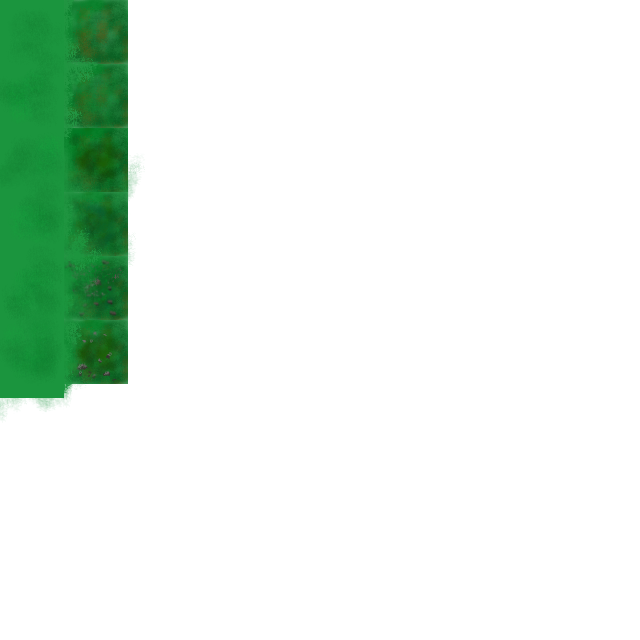
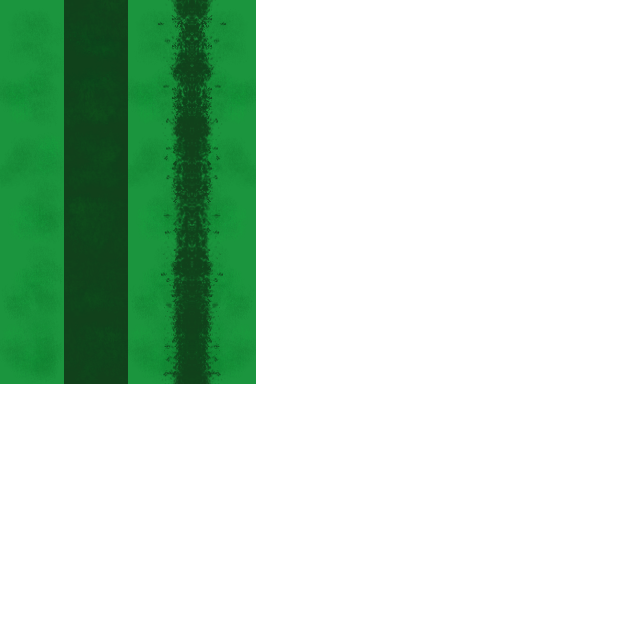
Layer changes from the first 640x640 image to the second:
painted on "Capa #1" over [0, 0, 256, 398]
painted on "Capa" over [0, 0, 192, 423]
removed layer "Cesped_o5" over [64, 256, 128, 320]
removed layer "Cesped_o4" over [64, 192, 128, 256]
removed layer "Cesped_o7" over [64, 128, 128, 382]
removed layer "Cesped_o6" over [64, 320, 128, 384]
removed layer "Cesped_o3" over [64, 128, 128, 192]
removed layer "Cesped_o2" over [64, 64, 128, 128]
painted on "Cesped_o1" over [64, 0, 129, 384]
